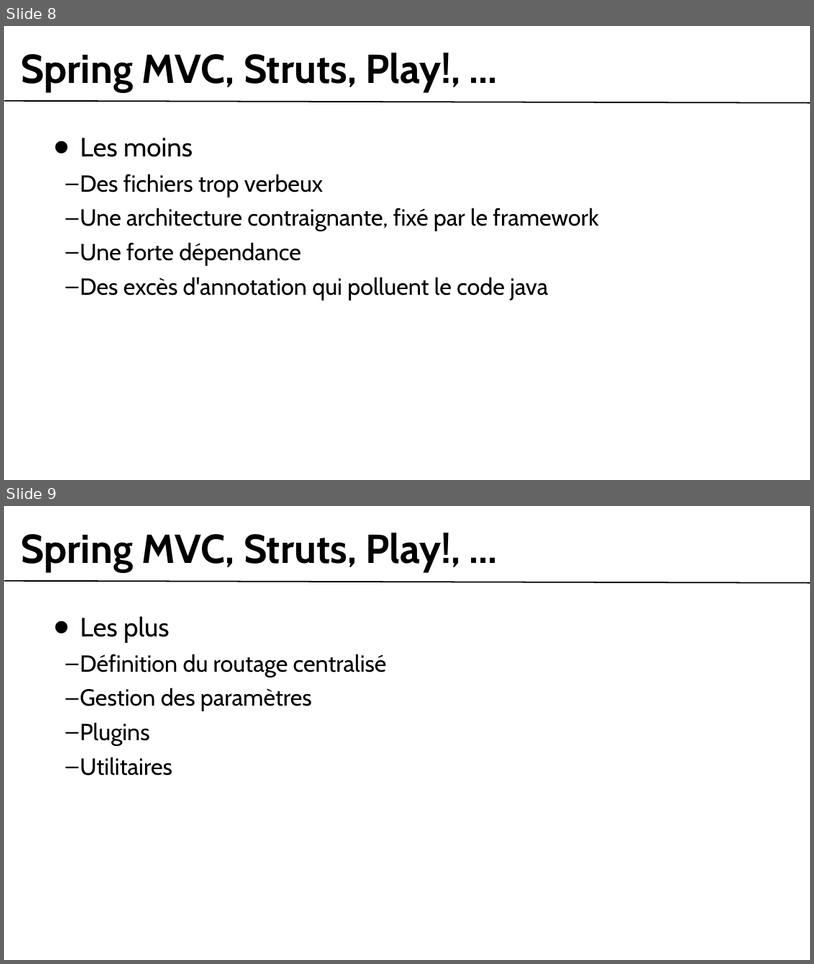
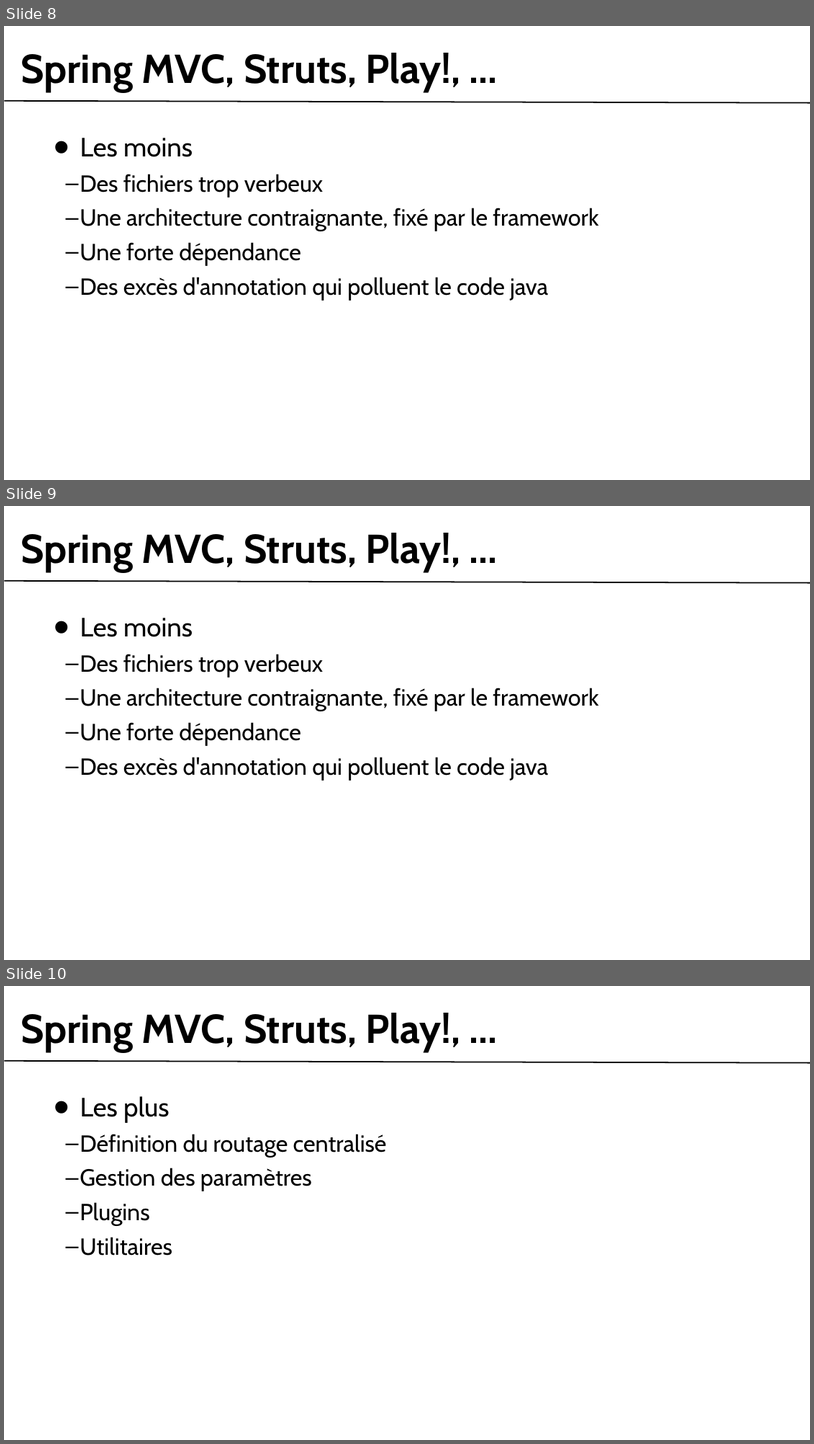
Before and after one commit to webmotion-framework/webmotion, a slide deck: webmotion-website/src/main/webapp/presentation_devoxx.odp. Shown one above the other, each under a label of ours: slides 8 and 9 before the commit, slides 8, 9 and 10 after it. The pictures are 814x964 and 814x1444 pixels, drawn with LibreOffice and Linux fonts; fonts in the diff are those of the drawing; background and template pictures are left out. Boxes give left, top, right and bottom in pixels: in the first picture for what was removed or moved away, otherwise in the second. Text is boxed around its words. In the diff, an @@ line names an element or a change of style, - is before the commit and + after.

Commit message:
Complete presentation

```diff
--- a/webmotion-website/src/main/webapp/presentation_devoxx.odp
+++ b/webmotion-website/src/main/webapp/presentation_devoxx.odp
@@ slide 9 added at <box>4,506,810,960</box>, background #FFFFFF; not listed: 1 template element that a slide beside it also shows @@
@@ title added at <box>21,533,461,572</box>, 64 pt, text #000000, bold @@
+Spring MVC, Struts, Play!, ...
@@ text added at <box>80,618,599,780</box>, 37 pt, text #000000 @@
+• Les moins
+  – Des fichiers trop verbeux
+  – Une architecture contraignante, fixé par le framework
+  – Une forte dépendance
+  – Des excès d'annotation qui polluent le code java
@@ what was slide 9 is now slide 10 @@
```
